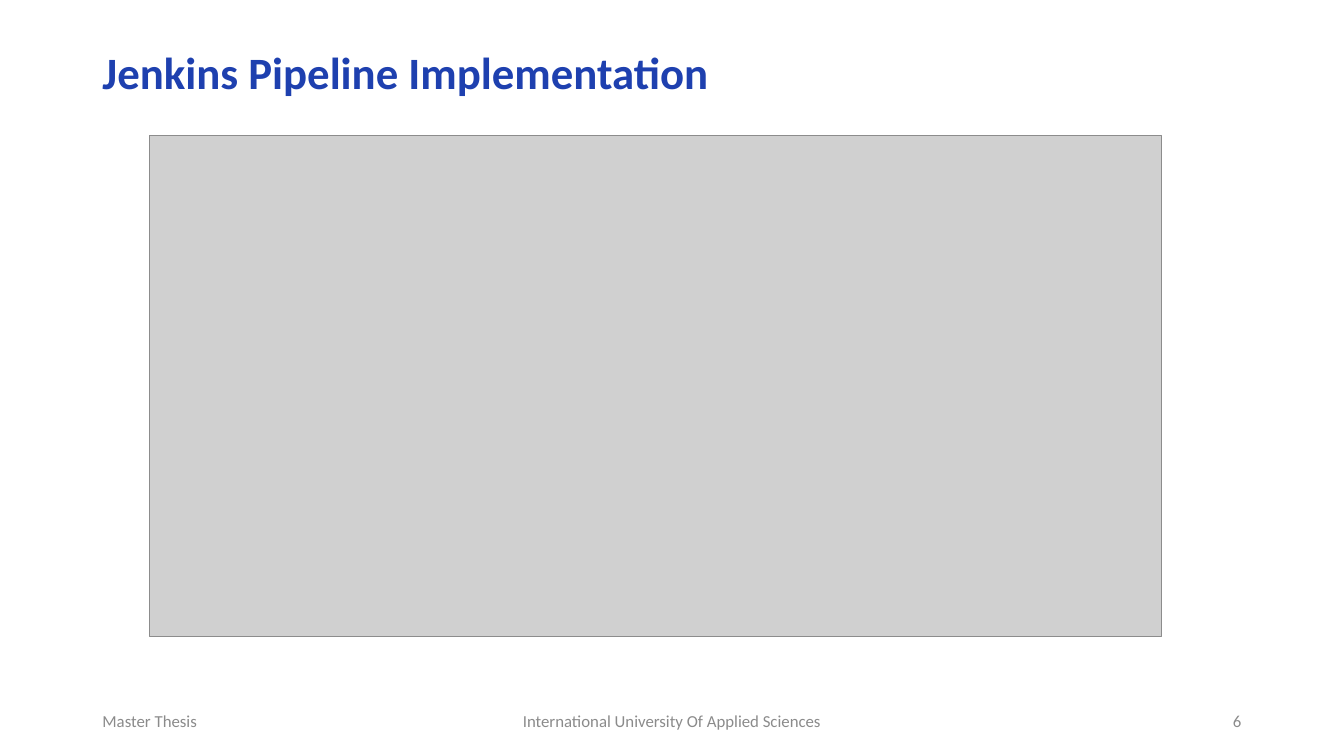
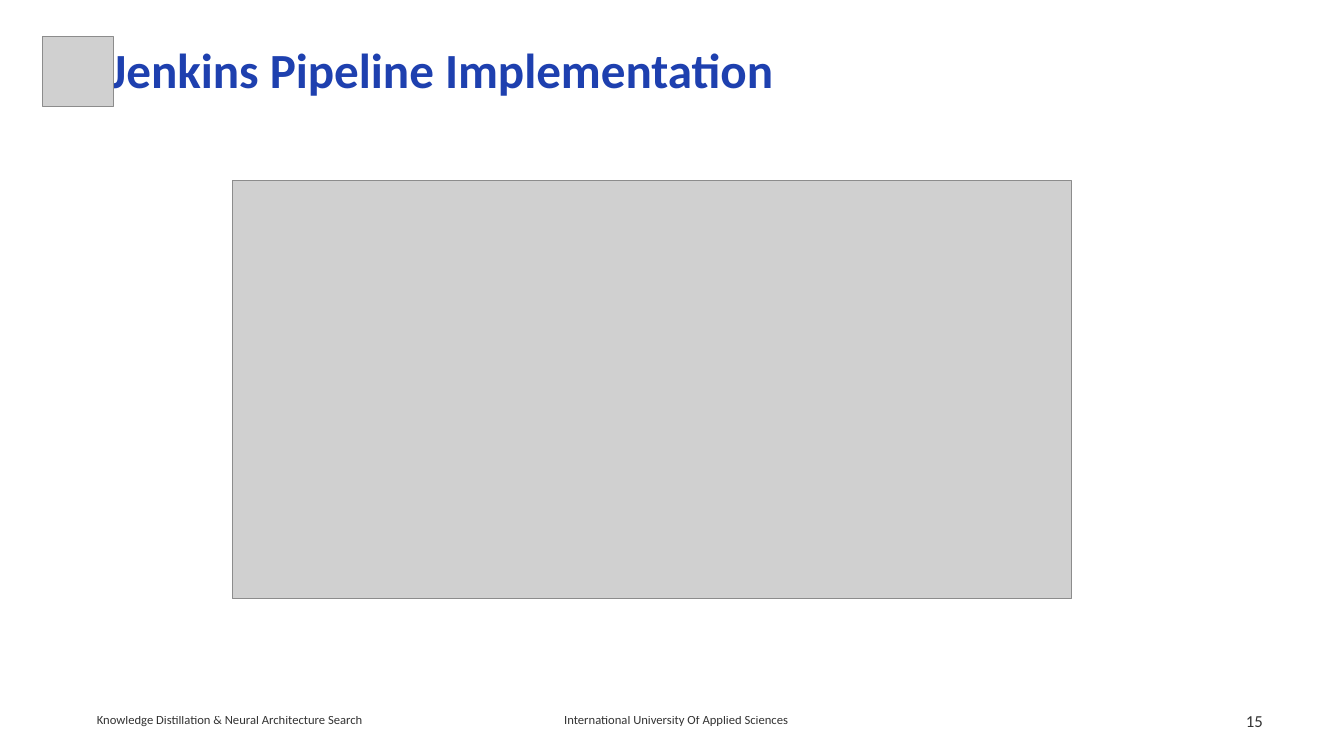
Before and after one commit to RajeshRamadas/yolov8-model-optimization, a slide deck: slide 15 of 01-Project-management/presentation/KnowledgeDistillation.pptx (slide 6 before the commit). Drawn at 1344x756 pixels with LibreOffice and Linux fonts; fonts in the diff are those of the drawing; grey boxes stand for pictures. Boxes give left, top, right and bottom in pixels: in the first picture for what was removed or moved away, otherwise in the second. Text is boxed around its words. In the diff, an @@ line names an element or a change of style, - is before the commit and + after.

```diff
--- a/01-Project-management/presentation/KnowledgeDistillation.pptx
+++ b/01-Project-management/presentation/KnowledgeDistillation.pptx
@@ picture added at bbox=[43, 36, 114, 107] @@
@@ text "Jenkins Pipeline Implementation": place and size @@
-text "Jenkins Pipeline Implementation" at bbox=[102, 57, 708, 96]
+text "Jenkins Pipeline Implementation" at bbox=[110, 48, 773, 100]
@@ text "Jenkins Pipeline Implementation" at bbox=[110, 48, 773, 100]: size 32 to 35.1 pt @@
@@ picture: place and size @@
-picture at bbox=[150, 135, 1163, 636]
+picture at bbox=[232, 181, 1072, 599]
@@ text added at bbox=[97, 716, 362, 726], 9 pt, text #000000 at 80% opacity @@
+Knowledge Distillation & Neural Architecture Search
@@ text removed at bbox=[102, 715, 197, 727] @@
-Master Thesis
@@ text "International University Of Applied Sciences": place and size @@
-text "International University Of Applied Sciences" at bbox=[523, 715, 821, 730]
+text "International University Of Applied Sciences" at bbox=[564, 716, 788, 726]
@@ text "International University Of Applied Sciences" at bbox=[564, 716, 788, 726]: size 12 to 9 pt, text colour #8C8C8C to #000000 at 80% opacity; alignment centre to right; line spacing 1 to 0.9; more space between paragraphs @@
@@ page number removed at bbox=[1233, 716, 1241, 727] @@
-6
@@ page number added at bbox=[1246, 716, 1263, 727], 12 pt, text #000000 at 80% opacity @@
+15
```
Also in this commit, not shown: 4 other slides changed, 9 slides added, 2 slides removed.
